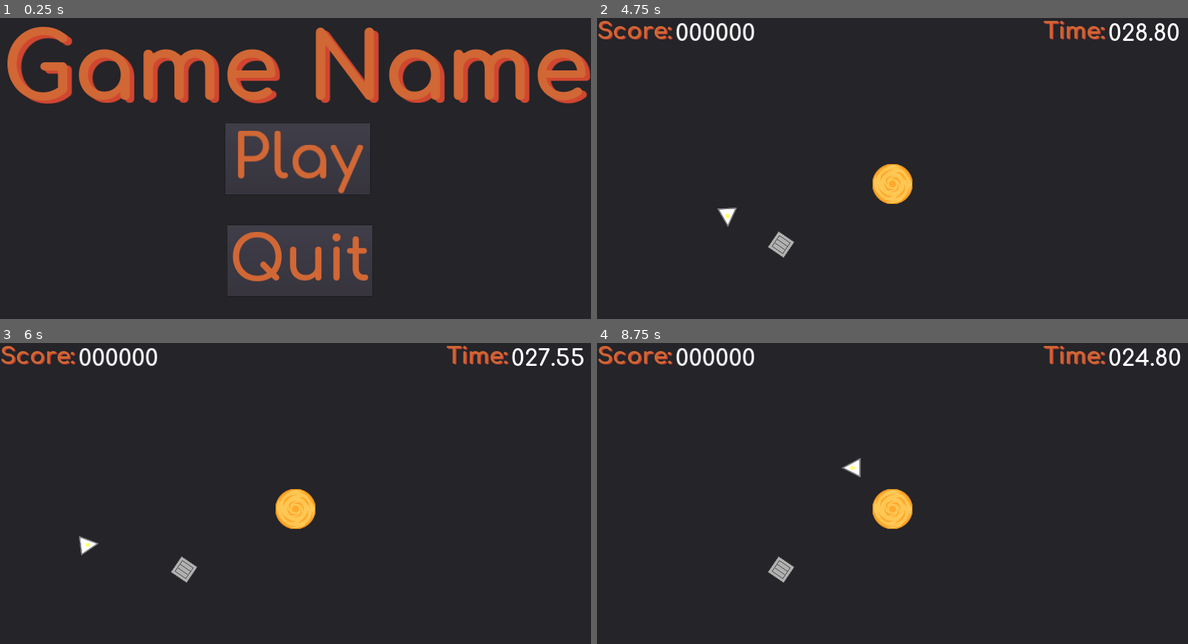
Above: before the commit, frames 1-4 (two rows, left to right).
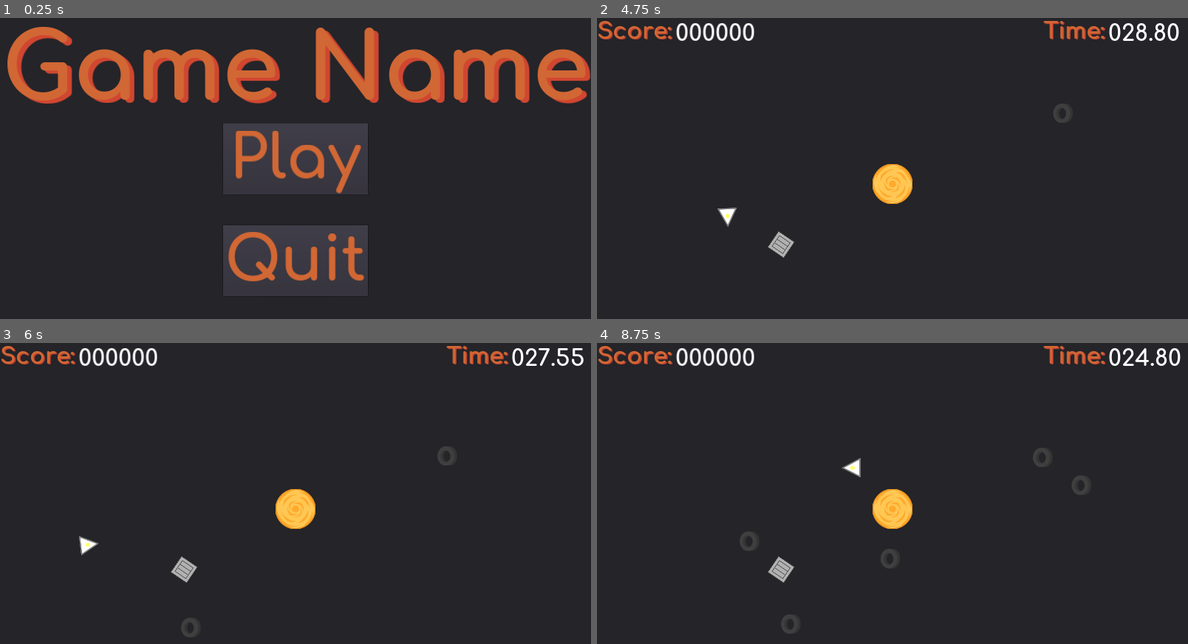
Above: after the commit, the same moments.

Repository: widberg/LD42
Game: Godot game, scene res://scenes/Main.tscn
Same seed, same stepped clock (60 frames per second), same inputs: the game is played once before the commit and once after it.
Inputs:
- Up to frame 1 (0.25 s): no input
- Up to frame 2 (4.75 s): click "Play" at 0.5 s; hold D (turn_right) 1.28-2.03 s; hold A (turn_left) 2.03-2.78 s; hold D (turn_right) 2.78-3.53 s; hold W (move_forward) 3.53-4.28 s; hold A (turn_left) from 4.28 s (still down)
- Up to frame 3 (6 s): keep holding A (turn_left)
- Up to frame 4 (8.75 s): release A (turn_left) at 6.53 s; hold D (turn_right) 6.53-7.28 s; hold W (move_forward) 7.28-8.03 s; hold D (turn_right) from 8.03 s (still down)

The runs differ from the first frame. In frame 1, 2.6% of the frame differs, in the area x 37-63%, y 35-93%; in frame 2, less than 0.1%; in frame 3, 0.2%; in frame 4, 0.4%.

Commit message:
Added debris

Diff:
--- a/project.godot
+++ b/project.godot
@@ -17,6 +17,7 @@
 [autoload]
 
 Score="*res://scripts/Score.gd"
+Debris="*res://scripts/Debris.gd"
 
 [display]
 
--- a/scenes/Game.tscn
+++ b/scenes/Game.tscn
@@ -57,7 +57,7 @@
 font_data = ExtResource( 7 )
 _sections_unfolded = [ "Font", "Settings" ]
 
-[node name="Background" type="Panel"]
+[node name="Background" type="Panel" index="0"]
 
 anchor_left = 0.0
 anchor_top = 0.0
@@ -332,4 +332,6 @@
 script = ExtResource( 9 )
 _sections_unfolded = [ "Rect", "custom_fonts" ]
 
+[node name="Debris" type="Node" parent="." index="6"]
+
 [connection signal="body_entered" from="Portal" to="Portal" method="_on_Portal_body_entered"]
--- a/scenes/Main.tscn
+++ b/scenes/Main.tscn
@@ -76,9 +76,9 @@
 anchor_top = 0.0
 anchor_right = 0.0
 anchor_bottom = 0.0
-margin_left = 731.0
+margin_left = 724.0
 margin_top = 342.0
-margin_right = 1203.0
+margin_right = 1196.0
 margin_bottom = 572.0
 rect_pivot_offset = Vector2( 0, 0 )
 rect_clip_content = false
@@ -107,9 +107,9 @@
 anchor_top = 0.0
 anchor_right = 0.0
 anchor_bottom = 0.0
-margin_left = 738.0
+margin_left = 724.0
 margin_top = 674.0
-margin_right = 1210.0
+margin_right = 1196.0
 margin_bottom = 904.0
 rect_pivot_offset = Vector2( 0, 0 )
 rect_clip_content = false
--- /dev/null
+++ b/scenes/object/Tire.tscn
@@ -0,0 +1,54 @@
+[gd_scene load_steps=3 format=2]
+
+[ext_resource path="res://assets/texture/Tire.png" type="Texture" id=1]
+
+[sub_resource type="CircleShape2D" id=1]
+
+custom_solver_bias = 0.0
+radius = 32.0
+
+[node name="Tire" type="RigidBody2D"]
+
+input_pickable = false
+collision_layer = 1
+collision_mask = 1
+mode = 0
+mass = 1.0
+friction = 1.0
+bounce = 0.0
+gravity_scale = 1.0
+custom_integrator = false
+continuous_cd = 0
+contacts_reported = 0
+contact_monitor = false
+sleeping = false
+can_sleep = true
+linear_velocity = Vector2( 0, 0 )
+linear_damp = -1.0
+angular_velocity = 0.0
+angular_damp = -1.0
+
+[node name="TireShape" type="CollisionShape2D" parent="." index="0"]
+
+shape = SubResource( 1 )
+_sections_unfolded = [ "Transform" ]
+
+[node name="TireTexture" type="TextureRect" parent="." index="1"]
+
+anchor_left = 0.0
+anchor_top = 0.0
+anchor_right = 0.0
+anchor_bottom = 0.0
+margin_left = -32.0
+margin_top = -32.0
+margin_right = 32.0
+margin_bottom = 32.0
+rect_pivot_offset = Vector2( 0, 0 )
+rect_clip_content = false
+mouse_filter = 1
+mouse_default_cursor_shape = 0
+size_flags_horizontal = 1
+size_flags_vertical = 1
+texture = ExtResource( 1 )
+stretch_mode = 0
+_sections_unfolded = [ "Rect" ]
--- /dev/null
+++ b/scripts/Debris.gd
@@ -0,0 +1,39 @@
+extends Node
+
+var spawn_time = 1.0
+var tire
+var should_spawn
+var timer
+var new_transform
+var debris
+var rot_speed
+
+func _ready():
+	tire = load("res://scenes/object/Tire.tscn")
+	timer = Timer.new()
+	add_child(timer)
+
+	timer.connect("timeout", self, "_on_Timer_timeout")
+	timer.set_wait_time(spawn_time)
+	timer.set_one_shot(false)
+
+	should_spawn = false
+	pass
+
+func _physics_process(delta):
+	if should_spawn:
+		debris = tire.instance()
+		new_transform = debris.get_transform()
+		new_transform.origin = Vector2(rand_range(64, 1856), rand_range(64, 1016))
+		debris.set_transform(new_transform)
+		debris.apply_impulse(Vector2(), Vector2(rand_range(-250, 250), rand_range(-250, 250)))
+		rot_speed = rand_range(-15, 15)
+		debris.apply_impulse(Vector2(0, -32), Vector2(rot_speed, 0));
+		debris.apply_impulse(Vector2(0, 32), Vector2(-rot_speed, 0));
+		get_node("/root/Background/Debris").add_child(debris)
+		should_spawn = false
+	pass
+
+func _on_Timer_timeout():
+	should_spawn = true
+	pass
--- a/scripts/Player.gd
+++ b/scripts/Player.gd
@@ -12,6 +12,7 @@
 		apply_impulse(Vector2(), forward * movespeed * delta)
 		if Score.timer.is_stopped():
 			Score.timer.start()
+			Debris.timer.start()
 	if Input.is_action_pressed("turn_right"):
 		apply_impulse(Vector2(0, -32), Vector2(turnspeed * delta, 0));
 		apply_impulse(Vector2(0, 32), Vector2(-turnspeed * delta, 0));
--- a/scripts/Portal.gd
+++ b/scripts/Portal.gd
@@ -5,6 +5,6 @@
 		Score.score += 1000
 		Score.timer.set_wait_time(min(Score.timer.time_left + max(Score.add_time, Score.min_time), Score.max_time))
 		Score.timer.start()
-		Score.add_time -= 5.0
+		Score.add_time -= 2.0
 		body.should_reset = true
 	pass
--- a/scripts/Score.gd
+++ b/scripts/Score.gd
@@ -20,5 +20,6 @@
 	pass
 
 func _on_Timer_timeout():
+	timer.stop()
 	get_tree().change_scene("res://scenes/GameOver.tscn")
 	pass
--- a/scripts/ScoreNumberOver.gd
+++ b/scripts/ScoreNumberOver.gd
@@ -3,4 +3,8 @@
 func _ready():
 	set_text("%06d" % Score.score)
 	Score.score = 0
+	Score.add_time = 30
+
+	Score.timer.set_wait_time(Score.initial_time)
+	Debris.timer.stop()
 	pass
